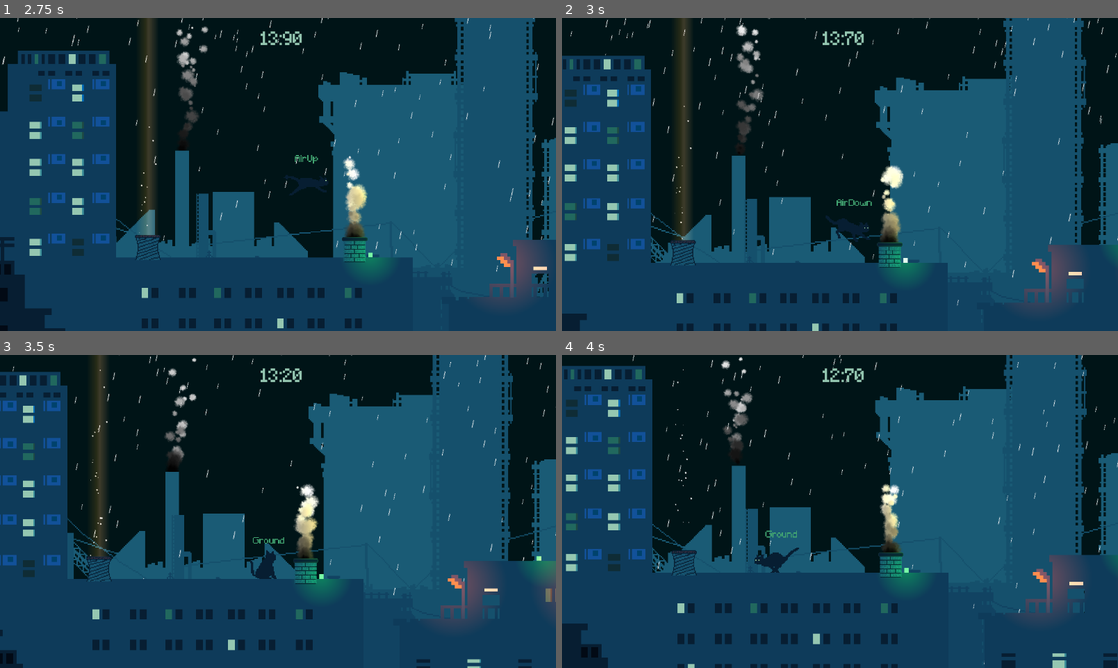
Above: before the commit, frames 1-4 (two rows, left to right).
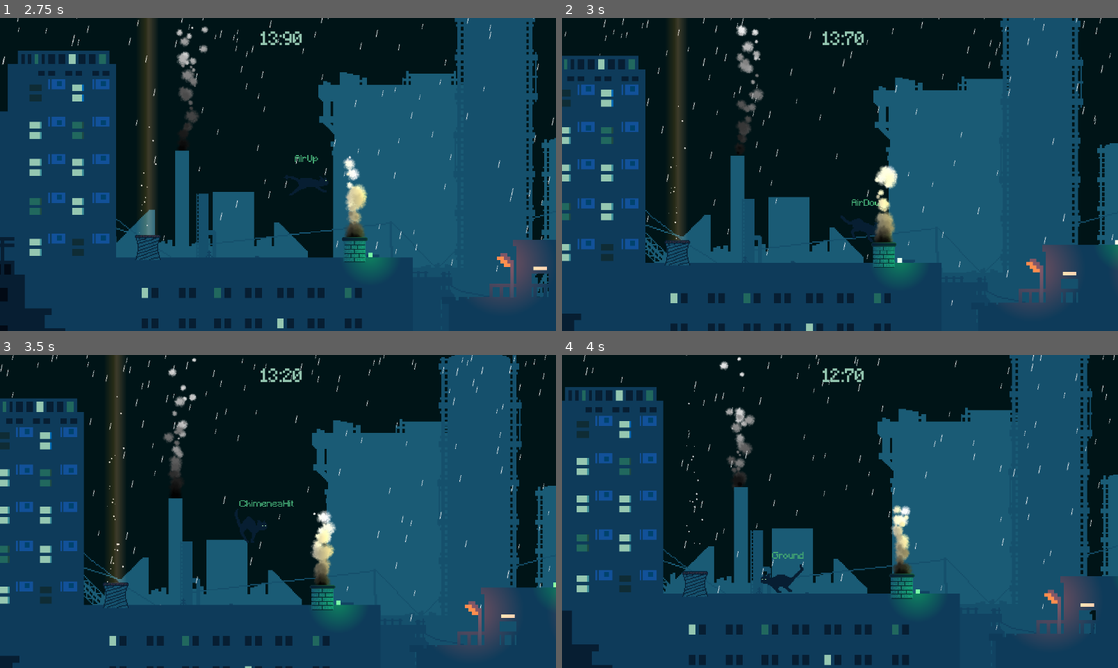
Above: after the commit, the same moments.

Repository: DEVizzent/mermelada-jam-2023
Game: Godot game, scene res://Inicio/StartMenu.tscn
Two runs of this game, one before a commit and one after it. Both use one fixed random seed, a clock stepped at 60 frames per second and the inputs below.
Inputs (mouse positions are in pixels of both pictures, inside the frame that each line leads up to):
- Up to frame 1 (2.75 s): click "Start" at 0.5 s; click "Start" at 1.25 s; move the mouse to (250, 237) at 2.02 s; hold Right (ui_right) from 2.03 s (still down); click (250, 237) at 2.17 s; tap Space (jump) at 2.27 s
- Up to frame 2 (3 s): release Right (ui_right) at 2.75 s; drag from (1006, 221) to (867, 180) at 2.77 s
- Up to frame 3 (3.5 s): no input
- Up to frame 4 (4 s): move the mouse to (673, 464) at 3.52 s; hold Left (ui_left) from 3.53 s (still down)

Frame 1 is identical in both runs. In frame 2, 11% of the frame differs, in the area x 0-100%, y 0-100%; in frame 3, 26%; in frame 4, 23%.

Commit message:
back to the past

Diff:
--- a/Levels/Level.gd
+++ b/Levels/Level.gd
@@ -13,7 +13,6 @@
 		nodo_lluvia.queue_free()
 
 func _on_level_completed()->void:
-	#Conectar aqui la introducion de texto
 	print("LevelCompleted")
 	var new_type_word_scene = type_word_scene.instantiate()
 	call_deferred("add_child",new_type_word_scene)
--- a/Player/ClasesMachineState/machine_state.gd
+++ b/Player/ClasesMachineState/machine_state.gd
@@ -59,4 +59,5 @@
 		current_state.next_state = chimenea_hit_state
 	elif area.is_in_group("vapor"):
 		animated_sprite.play("jump_up")
+		vapor_hit_state.posicion_chimenea = area.global_position
 		current_state.next_state = vapor_hit_state
--- a/Player/States/AirDown.gd
+++ b/Player/States/AirDown.gd
@@ -1,6 +1,7 @@
 extends State
 
 var jump_down_gravity = 2500
+var move_delta_air : int = 15
 
 func get_gravity():
 	return jump_down_gravity
@@ -8,3 +9,9 @@
 func state_process(_delta):
 	if character.is_on_floor():
 		next_state = machine_state.ground_state
+
+
+
+
+func get_delta_move_tick():
+	return move_delta_air
--- a/Player/States/AirUp.gd
+++ b/Player/States/AirUp.gd
@@ -1,4 +1,6 @@
 extends State
+
+var move_delta_air : int = 15
 
 func state_process(_delta):
 	if character.velocity.y > 0:
@@ -7,3 +9,7 @@
 
 	if character.is_on_floor():
 		next_state = machine_state.ground_state
+
+
+func get_delta_move_tick():
+	return move_delta_air
--- a/Player/States/VaporHit.gd
+++ b/Player/States/VaporHit.gd
@@ -1,11 +1,22 @@
 extends State
+class_name VaporHit
 
+var posicion_chimenea : Vector2
+var push_force_x : int = 900
+var push_force_y : int = -650
 
-# Called when the node enters the scene tree for the first time.
-func _ready():
-	pass # Replace with function body.
+func on_enter():
+	if character.global_position.x < posicion_chimenea.x:
+		push_from_left()
+	else:
+		push_from_right()
 
+func push_from_left():
+	character.velocity = Vector2(push_force_x, push_force_y)
+	character.move_and_slide()
+	next_state = machine_state.air_up_state
 
-# Called every frame. 'delta' is the elapsed time since the previous frame.
-func _process(delta):
-	pass
+func push_from_right():
+	character.velocity = Vector2(-push_force_x, push_force_y)
+	character.move_and_slide()
+	next_state = machine_state.air_up_state
